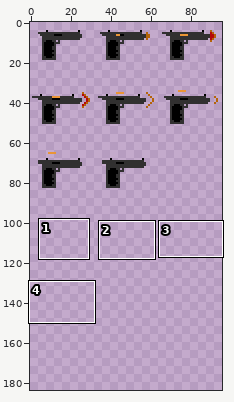
Sprite sheet, stored at CS4770/client/resources/weapons.png. The picture above shows the old version from afar; the outline marks the close-up.
Close-up. Earlier state:
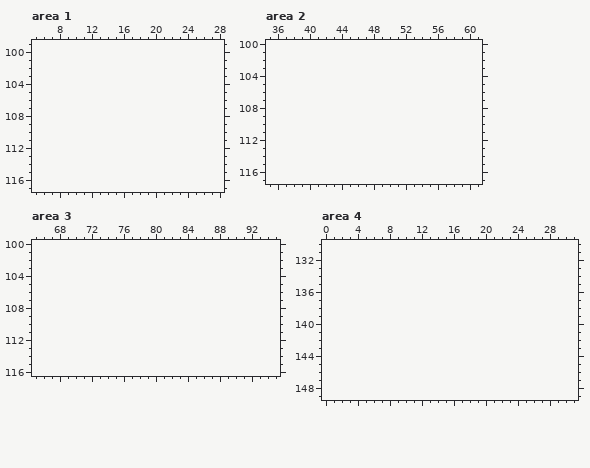
The file is 96x96 pixels. Shown: area 1: x 5..28, y 99..117; area 2: x 35..61, y 100..117; area 3: x 65..95, y 100..116; area 4: x 0..31, y 130..149. The old version is drawn lined up with the new one, on the new canvas. The wide view leaves out empty margins. The commit also changed other parts of the picture, which this record leaves out.
After the commit:
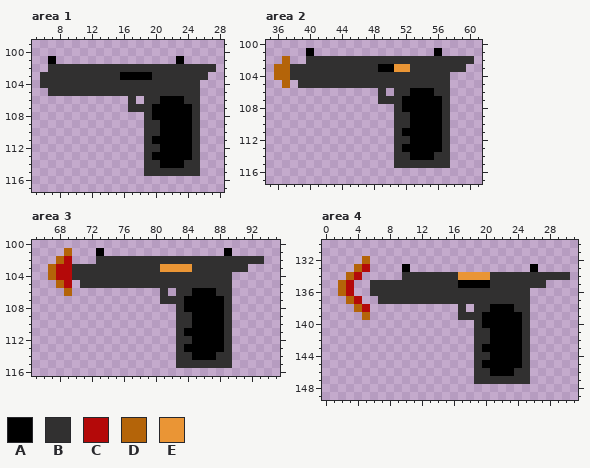
Palette (. is transparent): A #000000  B #313030  C #b40909  D #b46409  E #ea9535
From old to new:
canvas 96x96 -> 96x193
Area 1:
y 101: x 7 . -> A; x 23 . -> A
y 102: x 7..27 ..................... -> BBBBBBBBBBBBBBBBBBBBB
y 103: x 6..26 ..................... -> BBBBBBBBBBAAAABBBBBBB
y 104: x 6..25 .................... -> BBBBBBBBBBBBBBBBBBBB
y 105: x 7..25 ................... -> BBBBBBBBBBBBBBBBBBB
y 106: x 17 . -> B; x 19..25 ....... -> BBAAABB
y 107: x 17..25 ......... -> BBBAAAAAB
y 108: x 19..25 ....... -> BAAAAAB
y 109..110: x 19..25 ....... -> BBAAAAB
y 111: x 19..25 ....... -> BAAAAAB
y 112: x 19..25 ....... -> BBAAAAB
y 113: x 19..25 ....... -> BAAAAAB
y 114: x 19..25 ....... -> BBAAABB
y 115: x 19..25 ....... -> BBBBBBB
Area 2:
y 101: x 40 . -> A; x 56 . -> A
y 102: x 37 . -> D; x 40..60 ..................... -> BBBBBBBBBBBBBBBBBBBBB
y 103: x 36..59 ........................ -> DDBBBBBBBBBBBAAEEBBBBBBB
y 104: x 36..57 ...................... -> DDBBBBBBBBBBBBBBBBBBBB
y 105: x 37 . -> D; x 39..57 ................... -> BBBBBBBBBBBBBBBBBBB
y 106: x 49 . -> B; x 51..57 ....... -> BBAAABB
y 107: x 49..57 ......... -> BBBAAAAAB
y 108: x 51..57 ....... -> BAAAAAB
y 109..110: x 51..57 ....... -> BBAAAAB
y 111: x 51..57 ....... -> BAAAAAB
y 112: x 51..57 ....... -> BBAAAAB
y 113: x 51..57 ....... -> BAAAAAB
y 114: x 51..57 ....... -> BBAAABB
y 115: x 51..57 ....... -> BBBBBBB
Area 3:
y 101: x 69 . -> D; x 73 . -> A; x 89 . -> A
y 102: x 68..69 .. -> DC; x 73..93 ..................... -> BBBBBBBBBBBBBBBBBBBBB
y 103: x 67..91 ......................... -> DCCBBBBBBBBBBBEEEEBBBBBBB
y 104: x 67..89 ....................... -> DCCBBBBBBBBBBBBBBBBBBBB
y 105: x 68..69 .. -> DC; x 71..89 ................... -> BBBBBBBBBBBBBBBBBBB
y 106: x 69 . -> D; x 81 . -> B; x 83..89 ....... -> BBAAABB
y 107: x 81..89 ......... -> BBBAAAAAB
y 108: x 83..89 ....... -> BAAAAAB
y 109..110: x 83..89 ....... -> BBAAAAB
y 111: x 83..89 ....... -> BAAAAAB
y 112: x 83..89 ....... -> BBAAAAB
y 113: x 83..89 ....... -> BAAAAAB
y 114: x 83..89 ....... -> BBAAABB
y 115: x 83..89 ....... -> BBBBBBB
Area 4:
y 132: x 5 . -> D
y 133: x 4..5 .. -> DC; x 10 . -> A; x 26 . -> A
y 134: x 3..4 .. -> DC; x 10..30 ..................... -> BBBBBBBEEEEBBBBBBBBBB
y 135: x 2..3 .. -> DC; x 6..27 ...................... -> BBBBBBBBBBBAAAABBBBBBB
y 136: x 2..3 .. -> DC; x 6..25 .................... -> BBBBBBBBBBBBBBBBBBBB
y 137: x 3..4 .. -> DC; x 7..25 ................... -> BBBBBBBBBBBBBBBBBBB
y 138: x 4..5 .. -> DC; x 17 . -> B; x 19..25 ....... -> BBAAABB
y 139: x 5 . -> D; x 17..25 ......... -> BBBAAAAAB
y 140: x 19..25 ....... -> BAAAAAB
y 141..142: x 19..25 ....... -> BBAAAAB
y 143: x 19..25 ....... -> BAAAAAB
y 144: x 19..25 ....... -> BBAAAAB
y 145: x 19..25 ....... -> BAAAAAB
y 146: x 19..25 ....... -> BBAAABB
y 147: x 19..25 ....... -> BBBBBBB
Where, in picture pixels (left, top, right, bottom), the same in both close-ups:
added: (40, 56, 216, 176)
added: (274, 48, 474, 168)
added: (48, 248, 264, 368)
added: (338, 256, 570, 384)
